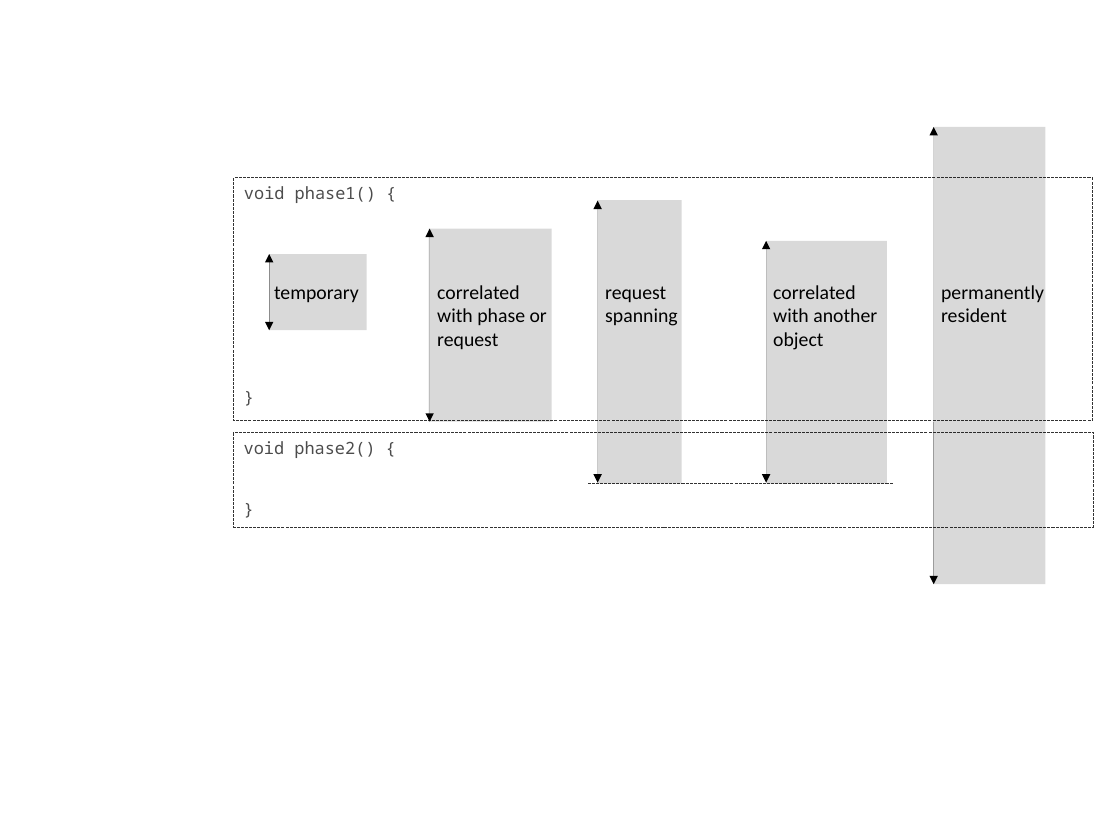
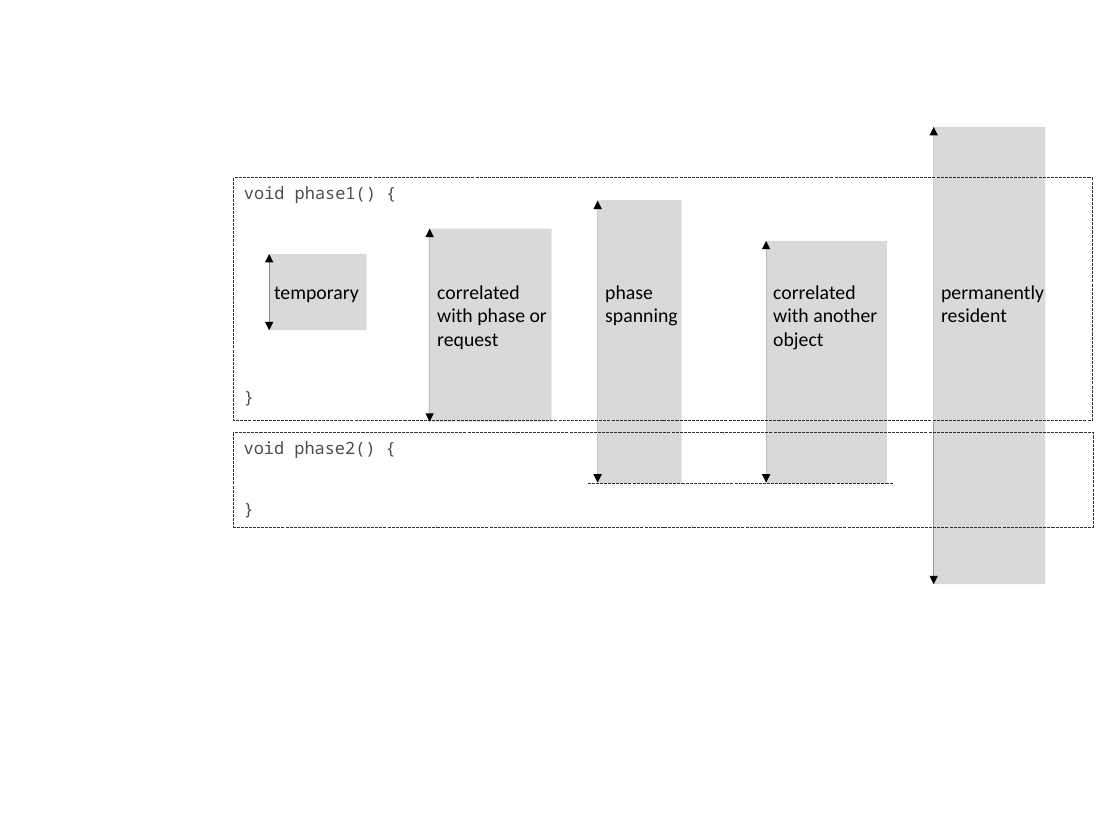
Before and after one commit to TheRuncibleTuner/bloatbook, a slide deck: slide 1 of part4/Figures/requirements.odp. Drawn at 1120x840 pixels with LibreOffice and Linux fonts; fonts in the diff are those of the drawing. Boxes give left, top, right and bottom in pixels: in the first picture for what was removed or moved away, otherwise in the second. Text is boxed around its words. In the diff, an @@ line names an element or a change of style, - is before the commit and + after.

Commit message:
changed request to phase in picture

```diff
--- a/part4/Figures/requirements.odp
+++ b/part4/Figures/requirements.odp
@@ text at bbox=[605, 285, 678, 326]: text changed @@
-request spanning
+phase spanning
```
Also in this commit, not shown: 1 other file.
